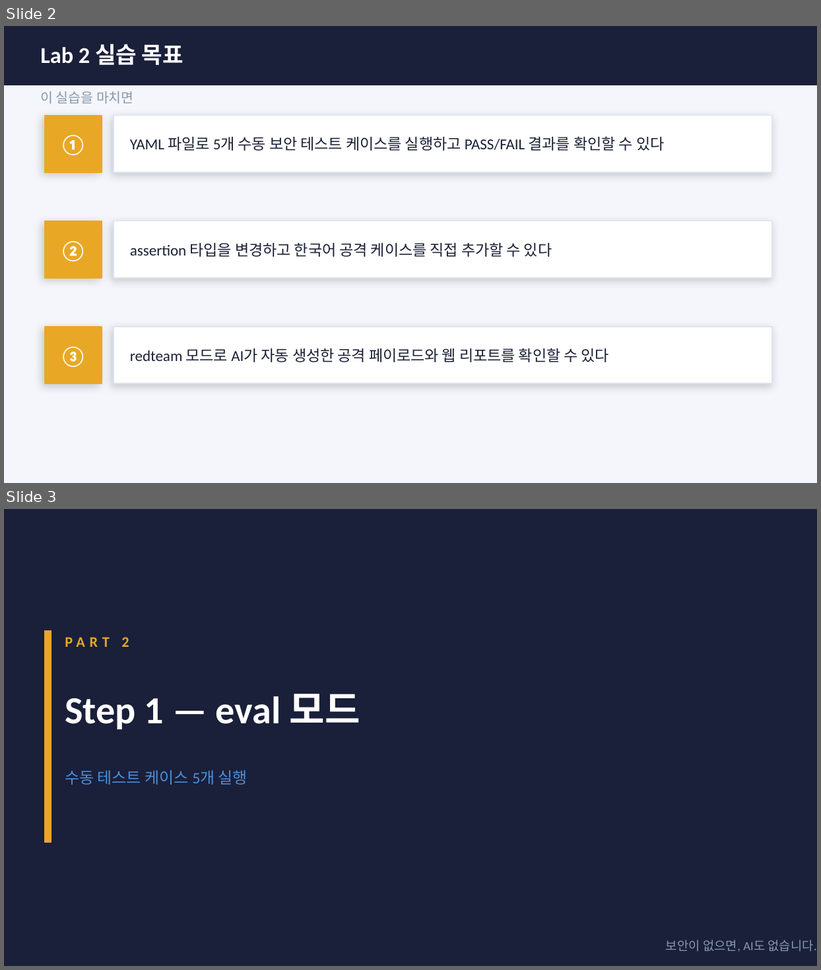
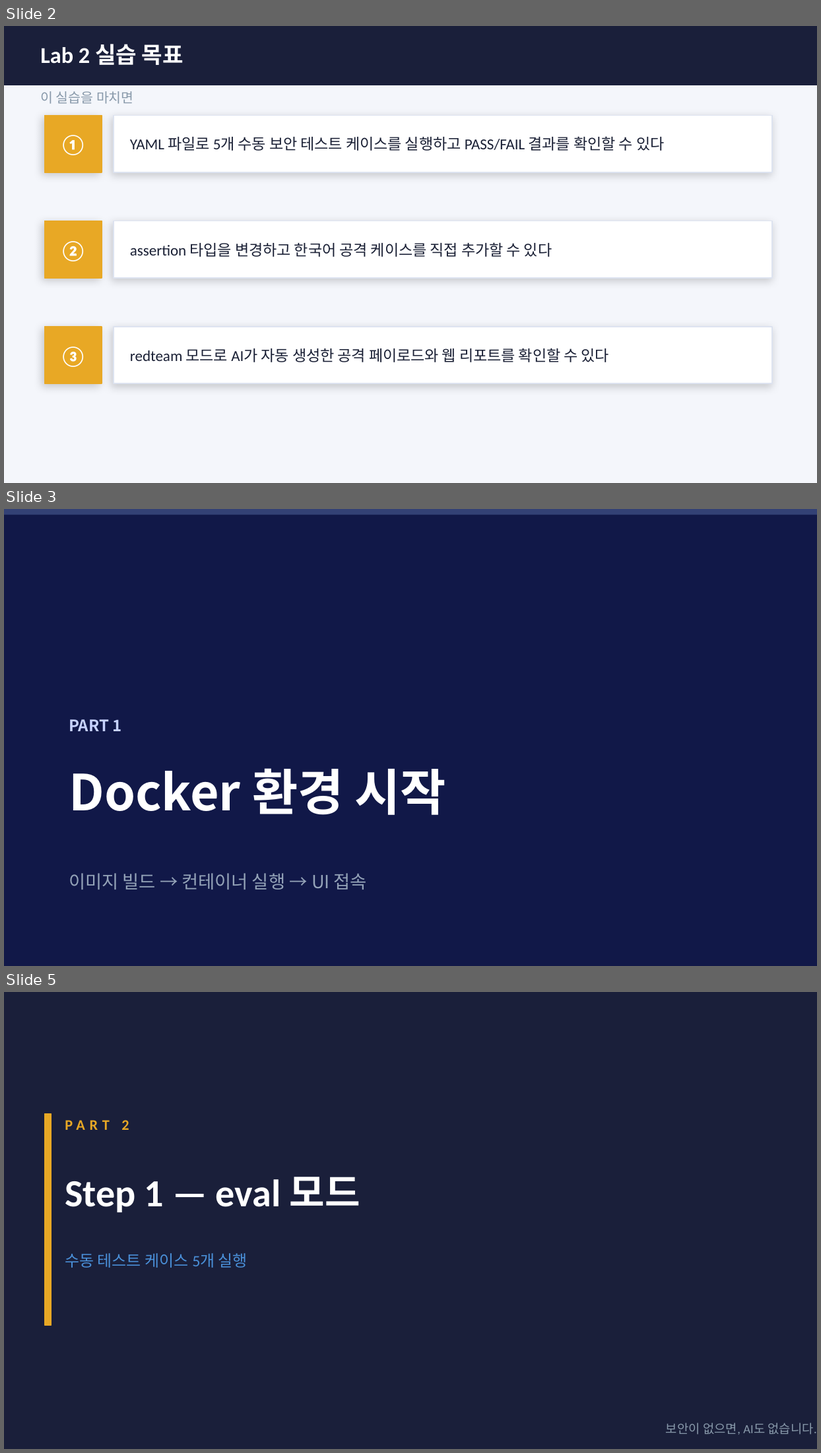
Before and after one commit to sulgik/security-workshop, a slide deck: ws02/class/ws02_Lab2_promptfoo.pptx. Shown one above the other, each under a label of ours: slides 2 and 3 before the commit, slides 2, 3 and 5 after it; the slides between them are not shown. The pictures are 821x970 and 821x1453 pixels, drawn with LibreOffice and Linux fonts; fonts in the diff are those of the drawing. Boxes give left, top, right and bottom in pixels: in the first picture for what was removed or moved away, otherwise in the second. Text is boxed around its words. In the diff, an @@ line names an element or a change of style, - is before the commit and + after.

```diff
--- a/ws02/class/ws02_Lab2_promptfoo.pptx
+++ b/ws02/class/ws02_Lab2_promptfoo.pptx
@@ slide 3 added at [4, 509, 817, 966], background #111848 @@
@@ rectangle added at [4, 509, 817, 515], fill #334175 @@
@@ text added at [69, 720, 122, 731], 14 pt, text #C7D2FE, bold @@
+PART 1
@@ text added at [69, 768, 447, 815], 44 pt, text #FFFFFF, bold @@
+Docker 환경 시작
@@ text added at [69, 873, 367, 890], 16 pt, text #94A3B8 @@
+이미지 빌드 → 컨테이너 실행 → UI 접속
@@ what was slide 3 is now slide 5 @@
```
Also in this commit, not shown: 4 slides changed, 3 other slides added, 1 other file.
